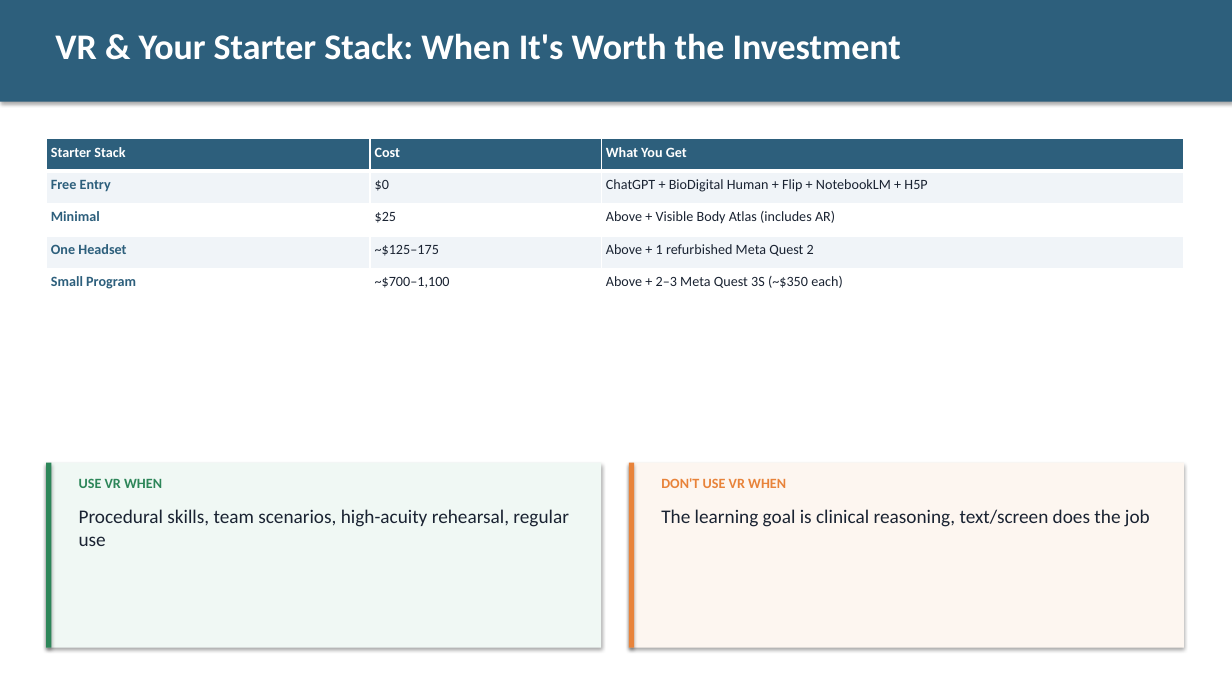
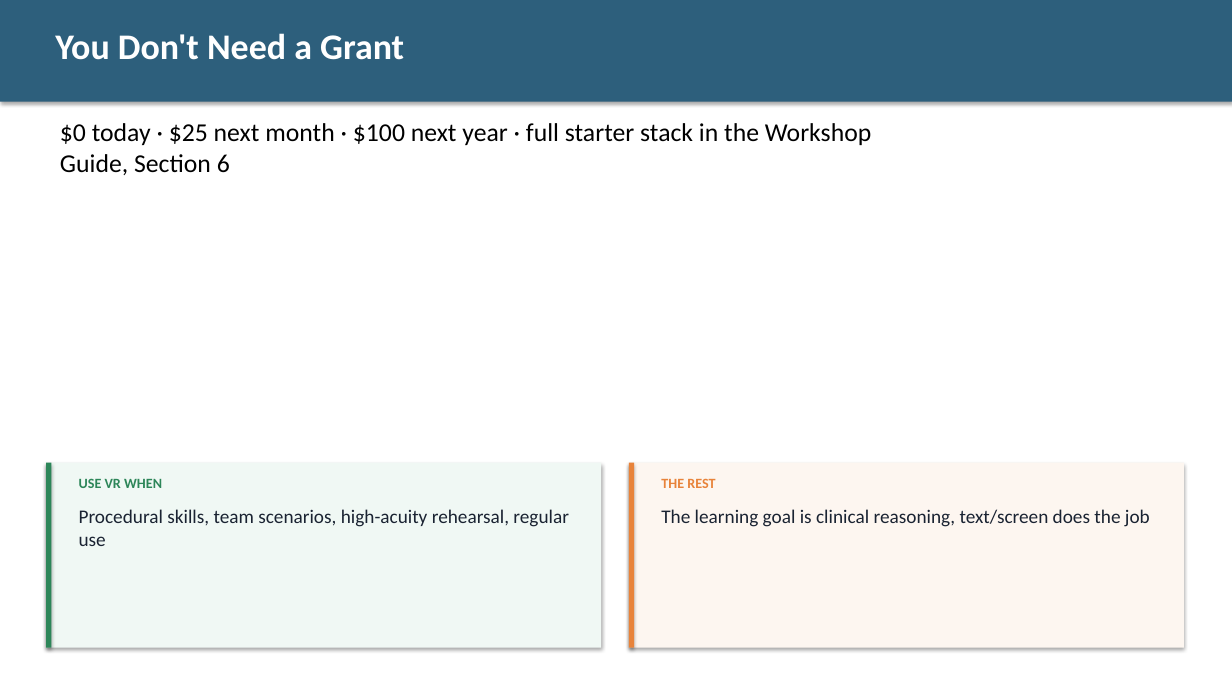
Before and after one commit to diana-brewer/digital-learning-unlocked, a slide deck: slide 15 of Digital Learning Unlocked - Slide Deck.pptx (slide 18 before the commit). Drawn at 1232x694 pixels with LibreOffice and Linux fonts; fonts in the diff are those of the drawing. Boxes give left, top, right and bottom in pixels: in the first picture for what was removed or moved away, otherwise in the second. Text is boxed around its words. In the diff, an @@ line names an element or a change of style, - is before the commit and + after.

```diff
--- a/Digital Learning Unlocked - Slide Deck.pptx
+++ b/Digital Learning Unlocked - Slide Deck.pptx
@@ text at (x1=55, y1=33, x2=404, y2=60): text changed @@
-VR & Your Starter Stack: When It's Worth the Investment
+You Don't Need a Grant
@@ table removed at (x1=46, y1=139, x2=1184, y2=301), 5 rows, 3 columns @@
-Starter Stack | Cost | What You Get
-Free Entry | $0 | ChatGPT + BioDigital Human + Flip + NotebookLM + H5P
-Minimal | $25 | Above + Visible Body Atlas (includes AR)
-One Headset | ~$125–175 | Above + 1 refurbished Meta Quest 2
-Small Program | ~$700–1,100 | Above + 2–3 Meta Quest 3S (~$350 each)
@@ text added at (x1=60, y1=123, x2=871, y2=175), 20 pt, text #000000 @@
+$0 today · $25 next month · $100 next year · full starter stack in the Workshop Guide, Section 6
@@ text at (x1=661, y1=478, x2=715, y2=488): text changed @@
-DON'T USE VR WHEN
+THE REST
```
Also in this commit, not shown: 8 other slides changed, 1 slide added, 4 slides removed, 3 other files.
